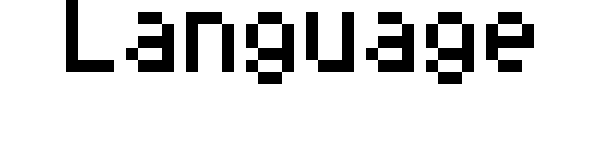
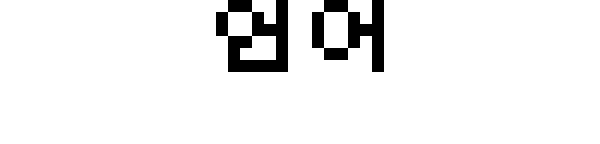
The second 600 × 144 image is a revision of the first. Changes to its layers:
showed "Korean", painted on it over (210, 0, 390, 84)
hid "English", moved it above "Sketch" over (66, 0, 534, 84)
